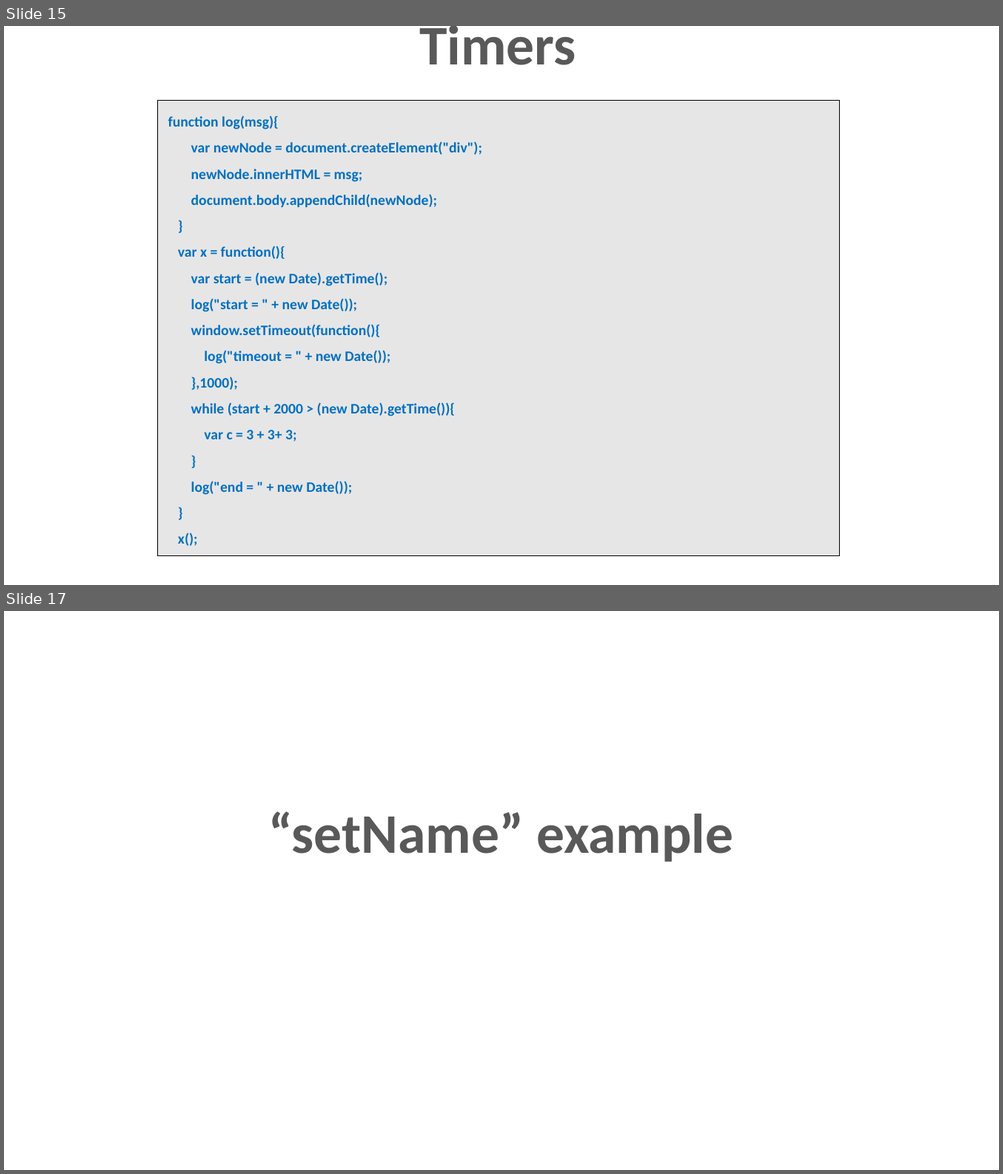
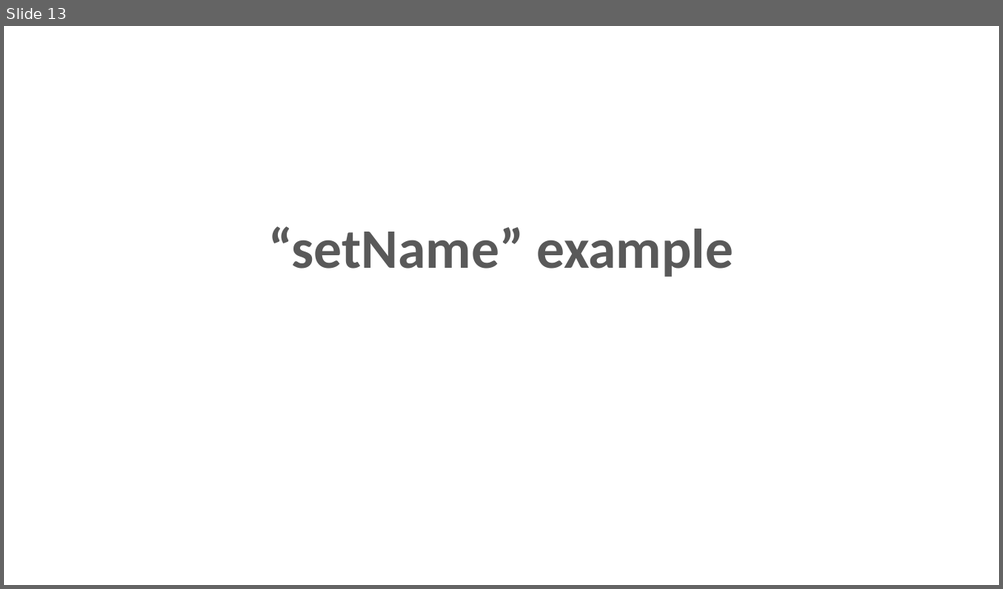
Before and after one commit to dzmitry-varabei/front-end-course, a slide deck: lecture-4-functions/lecture4-functions.pptx. Shown one above the other, each under a label of ours: slides 15 and 17 before the commit, slide 13 after it; the slides between them are not shown. The pictures are 1003x1174 and 1003x589 pixels, drawn with LibreOffice and Linux fonts; fonts in the diff are those of the drawing. Boxes give left, top, right and bottom in pixels: in the first picture for what was removed or moved away, otherwise in the second. Text is boxed around its words. In the diff, an @@ line names an element or a change of style, - is before the commit and + after.

```diff
--- a/lecture-4-functions/lecture4-functions.pptx
+++ b/lecture-4-functions/lecture4-functions.pptx
@@ slide 15 removed at bbox=[4, 26, 999, 585], background #FFFFFF @@
@@ title removed at bbox=[419, 26, 575, 65] @@
-Timers
@@ rectangle removed at bbox=[158, 100, 839, 556] @@
-function log(msg){
-var newNode = document.createElement("div");
-newNode.innerHTML = msg;
-document.body.appendChild(newNode);
-}
-var x = function(){
-var start = (new Date).getTime();
-log("start = " + new Date());
-window.setTimeout(function(){
-log("timeout = " + new Date());
-},1000);
-while (start + 2000 > (new Date).getTime()){
-var c = 3 + 3+ 3;
-}
-log("end = " + new Date());
-}
-x();
@@ what was slide 17 is now slide 13 @@
```
Also in this commit, not shown: 10 other slides removed, 2 other files.
